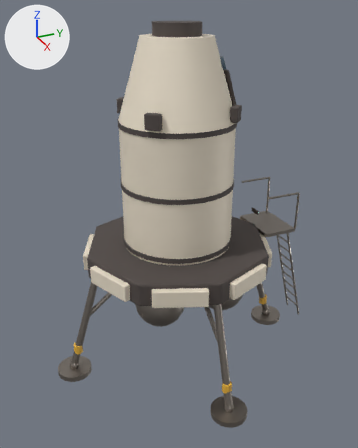
A saved change to the glTF model models/building_lander.glb.
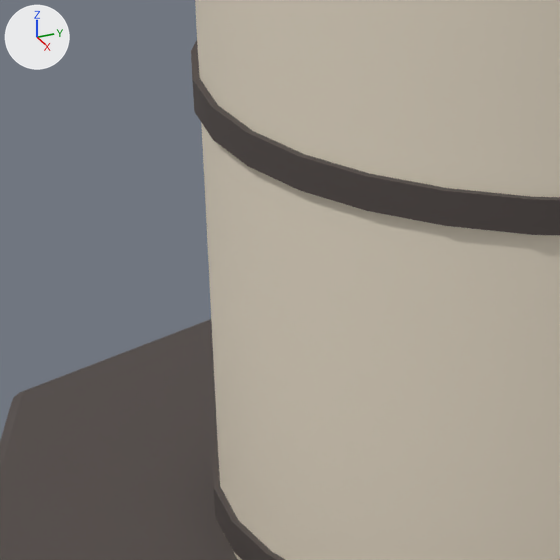
Each version appears first whole from a 50 mm lens placed at (9.26, -4.13, 8.1), pointed at (0.09, 0.0, 3.52), and next in a close-up on the part from 26% to 48% of the width and 39% to 56% of the height. Arrows for +X, +Y and +Z are at upper left; the lights stay in place. The older version's two pictures come first. Where no turn or scale is listed for an object, it has been applied to the vertices. Vertices at exactly the same position are counted once.

The older version as bpy lines, for what is in view:
```python
me_detail_col = bpy.data.meshes.new('detail-col')
me_detail_col.from_pydata(...)  # 376 vertices, 672 faces; spans x -1.04..0.21, y -0.11..2.75, z -6.71..0.14
# faces by material slot: [120, 120, 420, 12]
me_detail_col.materials.append(mat_glass)  # blue #5b7182
me_detail_col.materials.append(mat_trim)  # dark grey #4f4744
me_detail_col.materials.append(mat_metal)  # grey #9c948c
me_detail_col.materials.append(mat_light)  # cyan #8ef7ea, glowing cyan #93fff2
me_lander_col = bpy.data.meshes.new('lander-col')
me_lander_col.from_pydata(...)  # 2585 vertices, 4994 faces; spans x -2.98..2.98, y -2.98..2.98, z -2.6..4.85
# faces by material slot: [1116, 1112, 2590, 176]
me_lander_col.materials.append(mat_trim)  # dark grey #4f4744
me_lander_col.materials.append(mat_body)  # pale yellow #efe4d0
me_lander_col.materials.append(mat_metal)  # grey #9c948c
me_lander_col.materials.append(mat_hazard)  # orange #e7b440
ob_detail_col = bpy.data.objects.new('detail-col', me_detail_col)
ob_detail_col.location = (0.413, 0.777, 6.936)
ob_lander_col = bpy.data.objects.new('lander-col', me_lander_col)
ob_lander_col.location = (0.0, 0.0, 2.836)
```
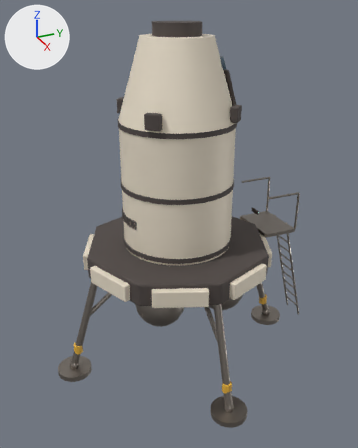
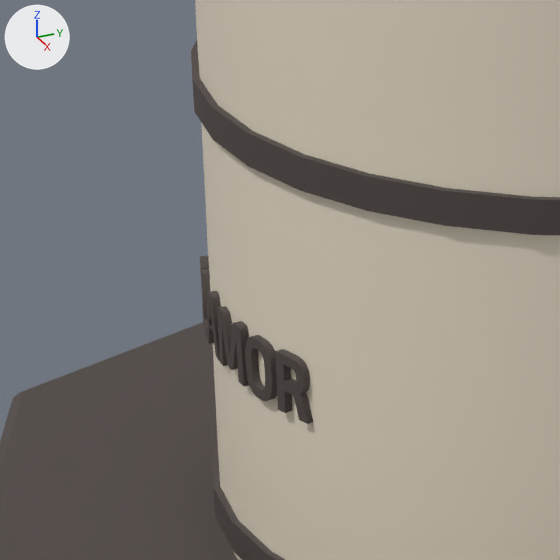
The newer file is also turned or shifted as a whole; pictures and numbers use the older file's frame.

Boxes (x1, y1, x2, y2) around the edits, measured in the close-ups (560 x 560 px):
'detail-col', reshaped (not visible before)
    after: (200, 256, 313, 424)

The change, as a diff of the scene's bpy script:
```diff
--- a/models/building_lander.glb.py
+++ b/models/building_lander.glb.py
@@ me_detail_col @@
 # used by ob_detail_col; location = (0.413, 0.777, 6.936)
-me_detail_col.from_pydata(...)  # 376 vertices, 672 faces; spans x -1.04..0.21, y -0.11..2.75, z -6.71..0.14
+me_detail_col.from_pydata(...)  # 1416 vertices, 2800 faces; spans x -1.04..0.21, y -2.0..2.75, z -6.71..0.14
+# me_detail_col part 1: 520 vertices added at x -0.87..0.05, y -2.0..-1.87, z -3.21..-3.02
+# other edits to the shape of me_detail_col do not show in these pictures
 me_detail_col.materials.append(mat_glass)
```
